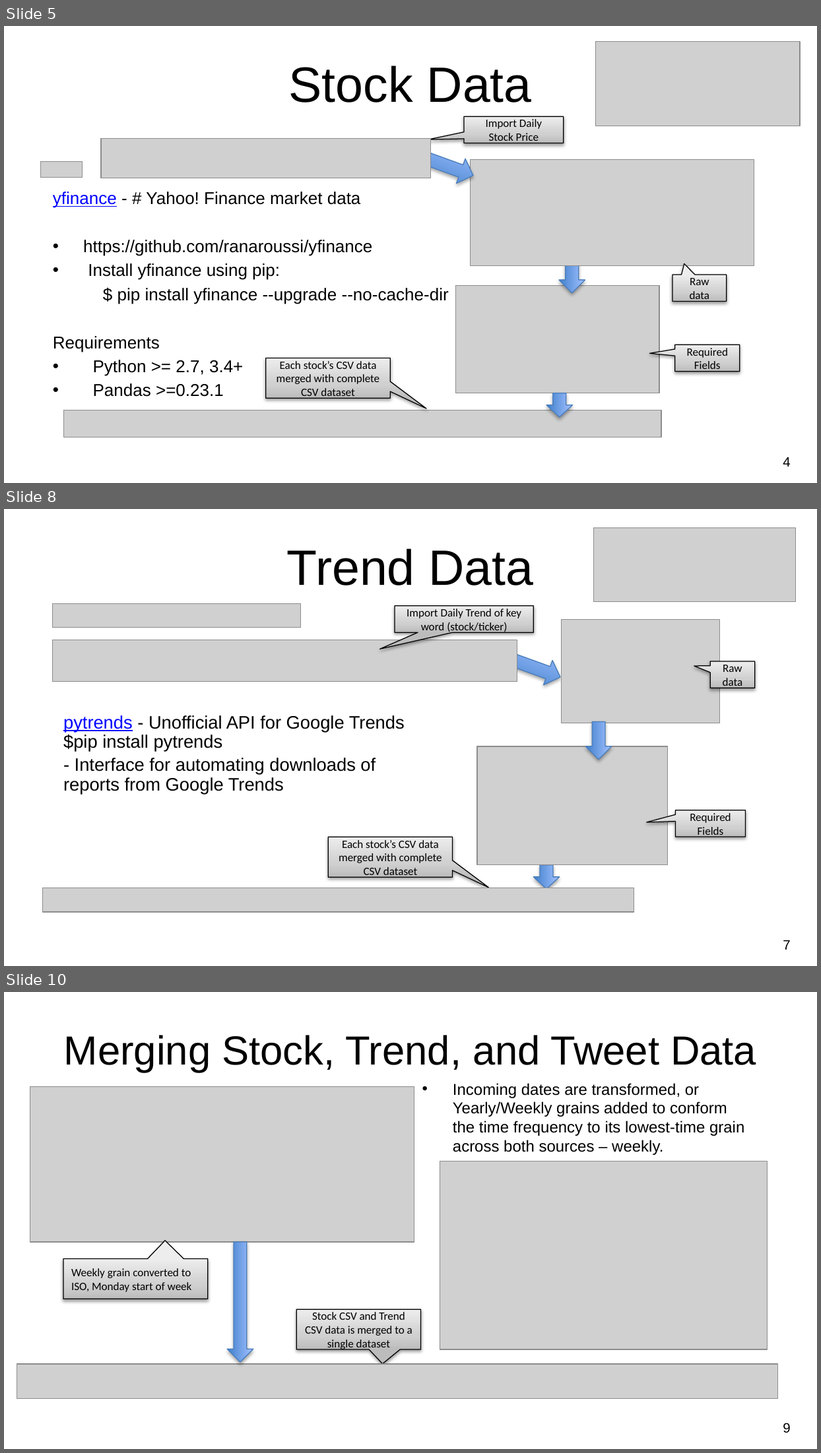
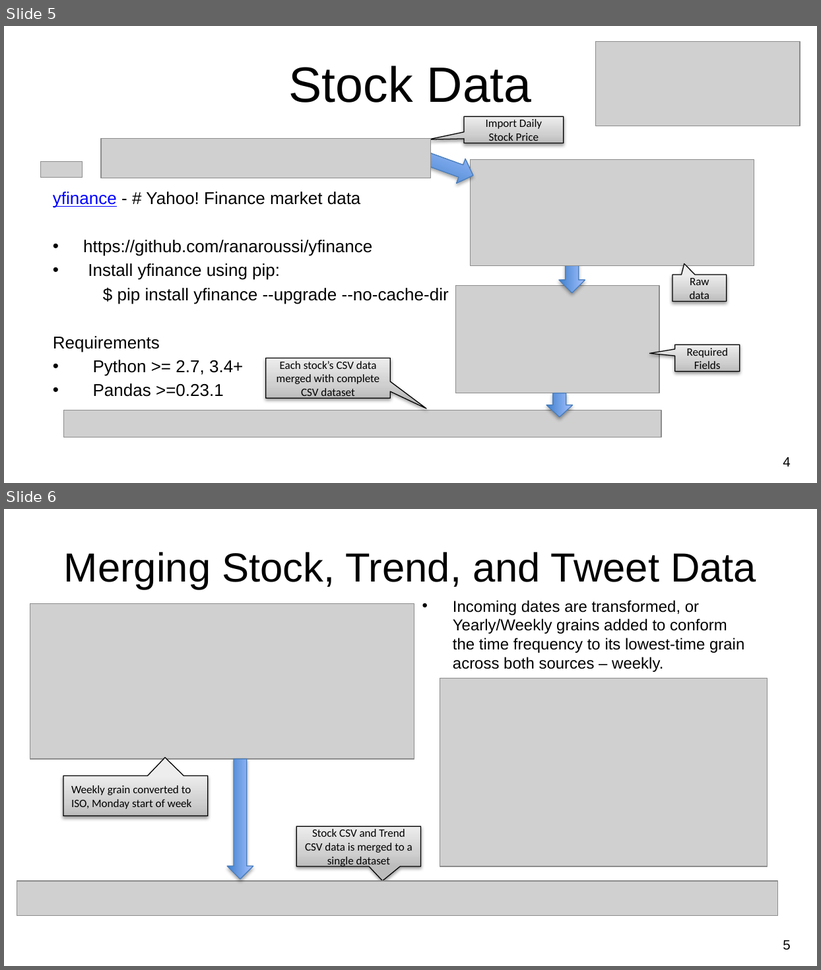
Before and after one commit to CCC-GH/FinalProject-Stock, a slide deck: draft0_NU-FinalProject_Stocks.pptx. Shown one above the other, each under a label of ours: slides 5, 8 and 10 before the commit, slides 5 and 6 after it; the slides between them are not shown. The pictures are 821x1453 and 821x970 pixels, drawn with LibreOffice and Linux fonts; fonts in the diff are those of the drawing; grey boxes stand for pictures; background and template pictures are left out. Boxes give left, top, right and bottom in pixels: in the first picture for what was removed or moved away, otherwise in the second. Text is boxed around its words. In the diff, an @@ line names an element or a change of style, - is before the commit and + after.

```diff
--- a/draft0_NU-FinalProject_Stocks.pptx
+++ b/draft0_NU-FinalProject_Stocks.pptx
@@ slide 8 removed at <box>4,509,817,966</box>, background picture (left out) @@
@@ picture removed at <box>593,527,795,601</box> @@
@@ title removed at <box>287,549,534,586</box> @@
-Trend Data
@@ picture removed at <box>53,603,301,627</box> @@
@@ speech box removed at <box>395,606,534,632</box> @@
-Import Daily Trend of key word (stock/ticker)
@@ picture removed at <box>561,620,719,723</box> @@
@@ picture removed at <box>53,640,518,681</box> @@
@@ right arrow removed at <box>508,648,565,689</box> @@
@@ speech box removed at <box>711,661,755,688</box> @@
-Raw data
@@ text removed at <box>63,716,405,794</box> @@
-pytrends - Unofficial API for Google Trends $pip install pytrends
-- Interface for automating downloads of reports from Google Trends
@@ right arrow removed at <box>585,722,611,759</box> @@
@@ picture removed at <box>477,747,667,865</box> @@
@@ speech box removed at <box>676,811,746,838</box> @@
-Required Fields
@@ speech box removed at <box>329,838,453,877</box> @@
-Each stock’s CSV data merged with complete CSV dataset
@@ right arrow removed at <box>533,865,559,889</box> @@
@@ picture removed at <box>42,889,634,912</box> @@
@@ page number removed at <box>783,941,790,950</box> @@
-7
@@ what was slide 10 is now slide 6 @@
@@ page number at <box>783,941,790,951</box>: text changed @@
-9
+5
```
Also in this commit, not shown: 2 slides changed, 3 other slides removed.
